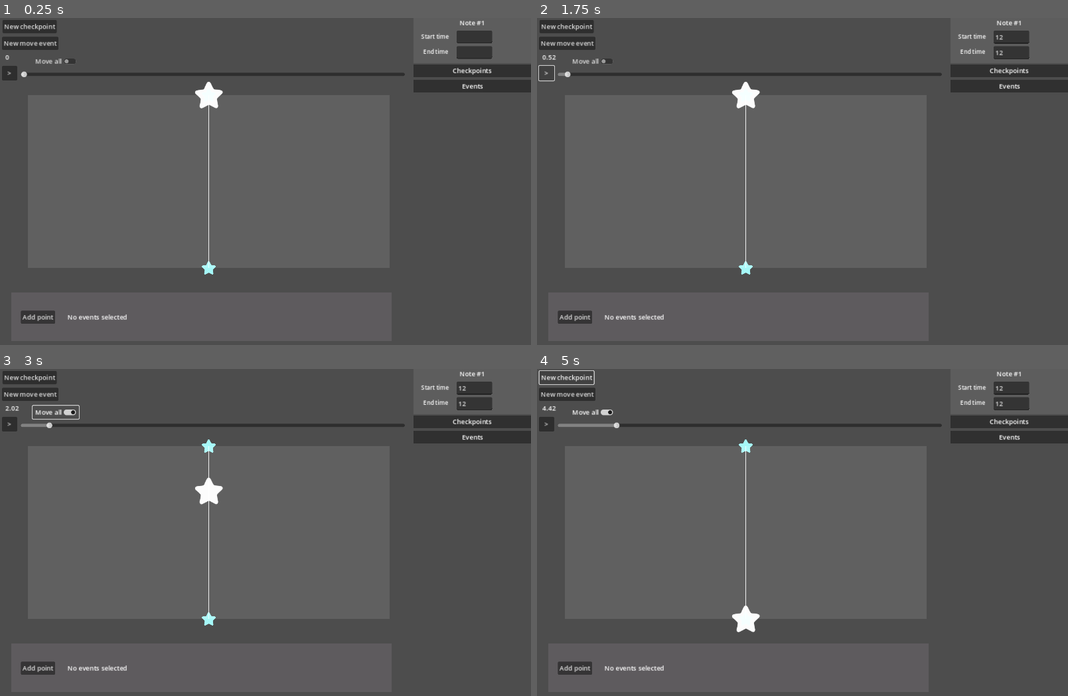
Above: before the commit, frames 1-4 (two rows, left to right).
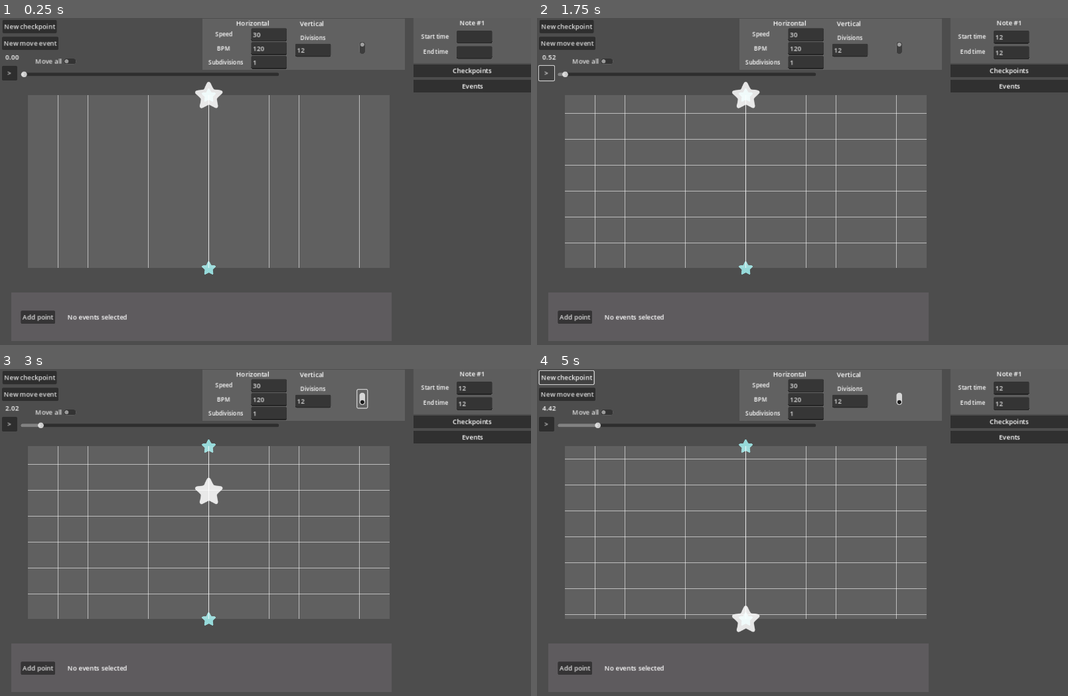
Above: after the commit, the same moments.

Repository: Punjidixie/Project-Prelude-Editor
Game: Godot game, scene res://main/main.tscn
The game is run twice, just before and just after one commit, with the same random seed, the same clock (stepped at 60 frames per second) and the same inputs.
Inputs (mouse positions are in pixels of both pictures, inside the frame that each line leads up to):
- Up to frame 1 (0.25 s): no input
- Up to frame 2 (1.75 s): click (1009, 37) at 0.52 s; type "12" at 0.6 s; click (1009, 53) at 0.75 s; type "12" at 0.83 s; click ">" at 1.25 s
- Up to frame 3 (3 s): click "Move all" at 2 s; click (361, 398) at 2.77 s
- Up to frame 4 (5 s): click "New checkpoint" at 3.5 s; click "New checkpoint" at 4.25 s

The runs differ from the first frame. In frame 1, 1.2% of the frame differs, in the area x 1-77%, y 0-79%; in frame 2, 2.0%; in frame 3, 2.3%, in the area x 5-77%, y 0-79%; in frame 4, 2.3%.

Commit message:
implemented basic grid and snapping

Diff:
--- a/main/main.tscn
+++ b/main/main.tscn
@@ -1,7 +1,8 @@
-[gd_scene load_steps=15 format=3 uid="uid://b1s8vfy07xhsm"]
+[gd_scene load_steps=17 format=3 uid="uid://b1s8vfy07xhsm"]
 
 [ext_resource type="Script" path="res://main/main_controller.gd" id="1_pmpl2"]
 [ext_resource type="Script" path="res://ui/time_slider.gd" id="2_0fta8"]
+[ext_resource type="Script" path="res://ui/grid/grid_drawer.gd" id="2_fs1ln"]
 [ext_resource type="LabelSettings" uid="uid://bxw6tca3riwts" path="res://text_resources/infobox_text.tres" id="9_hav3n"]
 [ext_resource type="Script" path="res://ui/top_info_box.gd" id="10_0fada"]
 [ext_resource type="Script" path="res://ui/pause_button.gd" id="10_64sur"]
@@ -10,6 +11,7 @@
 [ext_resource type="Script" path="res://ui/curve_editor/curve_editor_front_label.gd" id="14_8fyyp"]
 [ext_resource type="Script" path="res://ui/ui_controller.gd" id="14_bthse"]
 [ext_resource type="Script" path="res://ui/move_all_marker.gd" id="15_3rhpp"]
+[ext_resource type="Script" path="res://ui/grid/grid_controller.gd" id="15_vy3by"]
 [ext_resource type="Script" path="res://ui/add_checkpoint_button.gd" id="16_ccpcj"]
 [ext_resource type="Script" path="res://main/add_move_event_checkpoint.gd" id="17_8s8e5"]
 [ext_resource type="Script" path="res://ui/curve_editor/curve_editor.gd" id="18_ie2ek"]
@@ -20,8 +22,21 @@
 }
 point_count = 4
 
-[node name="Main" type="Node2D"]
+[node name="Main" type="Node2D" node_paths=PackedStringArray("notes", "play_area")]
 script = ExtResource("1_pmpl2")
+notes = NodePath("Notes")
+play_area = NodePath("CanvasLayer/Control/MainEditor/PlayArea")
+
+[node name="GridDrawer" type="Node" parent="." node_paths=PackedStringArray("horizontal_lines", "vertical_lines")]
+script = ExtResource("2_fs1ln")
+horizontal_line_color = Color(1, 1, 1, 0.584314)
+horizontal_line_width = 1.0
+horizontal_lines = NodePath("HorizontalLines")
+vertical_lines = NodePath("VerticalLines")
+
+[node name="HorizontalLines" type="Node" parent="GridDrawer"]
+
+[node name="VerticalLines" type="Node" parent="GridDrawer"]
 
 [node name="Notes" type="Node" parent="."]
 
@@ -168,27 +183,7 @@
 [node name="VBoxContainer" type="VBoxContainer" parent="CanvasLayer/Control/NoteInfoUI/NoteInfo/Events"]
 layout_mode = 2
 
-[node name="TimeText" type="RichTextLabel" parent="CanvasLayer/Control"]
-layout_mode = 1
-offset_left = 13.0
-offset_top = 84.0
-offset_right = 157.0
-offset_bottom = 124.0
-text = "0"
-script = ExtResource("10_u0ths")
-
-[node name="TimeSlider" type="HSlider" parent="CanvasLayer/Control"]
-layout_mode = 1
-anchors_preset = 10
-anchor_right = 1.0
-offset_left = 51.0
-offset_top = 130.0
-offset_right = -309.0
-offset_bottom = 146.0
-grow_horizontal = 2
-script = ExtResource("2_0fta8")
-
-[node name="Control" type="Control" parent="CanvasLayer/Control"]
+[node name="MainEditor" type="Control" parent="CanvasLayer/Control"]
 layout_mode = 1
 anchors_preset = 15
 anchor_right = 1.0
@@ -198,7 +193,7 @@
 grow_vertical = 2
 mouse_filter = 2
 
-[node name="PlayArea" type="ColorRect" parent="CanvasLayer/Control/Control"]
+[node name="PlayArea" type="ColorRect" parent="CanvasLayer/Control/MainEditor"]
 layout_mode = 1
 anchors_preset = -1
 anchor_left = 0.0181564
@@ -215,7 +210,7 @@
 color = Color(1, 1, 1, 0.109804)
 metadata/_edit_use_anchors_ = true
 
-[node name="PauseButton" type="Button" parent="CanvasLayer/Control"]
+[node name="PauseButton" type="Button" parent="CanvasLayer/Control/MainEditor"]
 layout_mode = 1
 offset_left = 5.0
 offset_top = 117.0
@@ -224,7 +219,7 @@
 text = ">"
 script = ExtResource("10_64sur")
 
-[node name="CheckButton" type="CheckButton" parent="CanvasLayer/Control"]
+[node name="CheckButton" type="CheckButton" parent="CanvasLayer/Control/MainEditor"]
 layout_mode = 1
 offset_left = 80.0
 offset_top = 90.0
@@ -233,7 +228,7 @@
 text = "Move all"
 script = ExtResource("15_3rhpp")
 
-[node name="NewCheckpoint" type="Button" parent="CanvasLayer/Control"]
+[node name="NewCheckpoint" type="Button" parent="CanvasLayer/Control/MainEditor"]
 layout_mode = 1
 offset_left = 6.0
 offset_top = 5.0
@@ -242,7 +237,7 @@
 text = "New checkpoint"
 script = ExtResource("16_ccpcj")
 
-[node name="NewMoveEvent" type="Button" parent="CanvasLayer/Control"]
+[node name="NewMoveEvent" type="Button" parent="CanvasLayer/Control/MainEditor"]
 layout_mode = 1
 offset_left = 5.0
 offset_top = 46.0
@@ -250,6 +245,26 @@
 offset_bottom = 77.0
 text = "New move event"
 script = ExtResource("17_8s8e5")
+
+[node name="TimeText" type="RichTextLabel" parent="CanvasLayer/Control/MainEditor"]
+layout_mode = 1
+offset_left = 13.0
+offset_top = 84.0
+offset_right = 157.0
+offset_bottom = 124.0
+text = "0"
+script = ExtResource("10_u0ths")
+
+[node name="TimeSlider" type="HSlider" parent="CanvasLayer/Control/MainEditor"]
+layout_mode = 1
+anchors_preset = 10
+anchor_right = 1.0
+offset_left = 51.0
+offset_top = 130.0
+offset_right = -309.0
+offset_bottom = 146.0
+grow_horizontal = 2
+script = ExtResource("2_0fta8")
 
 [node name="CurveEditor" type="ColorRect" parent="CanvasLayer/Control" node_paths=PackedStringArray("path_point_container", "new_path_point_button", "front_label")]
 layout_mode = 1
@@ -303,8 +318,158 @@
 grow_vertical = 2
 text = "Add point"
 
-[connection signal="drag_ended" from="CanvasLayer/Control/TimeSlider" to="CanvasLayer/Control/TimeSlider" method="_on_drag_ended"]
-[connection signal="drag_started" from="CanvasLayer/Control/TimeSlider" to="CanvasLayer/Control/TimeSlider" method="_on_drag_started"]
-[connection signal="value_changed" from="CanvasLayer/Control/TimeSlider" to="CanvasLayer/Control/TimeSlider" method="_on_value_changed"]
-[connection signal="pressed" from="CanvasLayer/Control/PauseButton" to="CanvasLayer/Control/PauseButton" method="_on_pressed"]
-[connection signal="toggled" from="CanvasLayer/Control/CheckButton" to="CanvasLayer/Control/CheckButton" method="_on_toggled"]
+[node name="GridController" type="ColorRect" parent="CanvasLayer/Control" node_paths=PackedStringArray("speed_input_box", "bpm_input_box", "subdivisions_input_box", "horizontal_divisions_input_box", "vertical_divisions_input_box")]
+custom_minimum_size = Vector2(0, 110)
+layout_mode = 0
+offset_left = 495.0
+offset_top = 2.0
+offset_right = 991.0
+offset_bottom = 127.0
+color = Color(0.419608, 0.419608, 0.419608, 0.67451)
+script = ExtResource("15_vy3by")
+speed_input_box = NodePath("HorizontalDynamic/SpeedInputBox")
+bpm_input_box = NodePath("HorizontalDynamic/BpmInputBox")
+subdivisions_input_box = NodePath("HorizontalDynamic/SubdivisionsInputBox")
+horizontal_divisions_input_box = NodePath("HorizontalStatic/DivisionsInputBox")
+vertical_divisions_input_box = NodePath("Vertical/DivisionsInputBox")
+
+[node name="HorizontalDynamic" type="Control" parent="CanvasLayer/Control/GridController"]
+anchors_preset = 0
+offset_right = 225.0
+offset_bottom = 124.0
+
+[node name="Title" type="Label" parent="CanvasLayer/Control/GridController/HorizontalDynamic"]
+visible = false
+layout_mode = 1
+anchors_preset = 10
+anchor_right = 1.0
+offset_left = 119.0
+offset_top = 85.0
+offset_right = 112.0
+offset_bottom = 108.0
+grow_horizontal = 2
+text = "Grid"
+horizontal_alignment = 1
+vertical_alignment = 1
+
+[node name="SubdivisionLabel" type="Label" parent="CanvasLayer/Control/GridController/HorizontalDynamic"]
+offset_left = 15.0
+offset_top = 95.0
+offset_right = 100.0
+offset_bottom = 118.0
+text = "Subdivisions"
+label_settings = ExtResource("9_hav3n")
+vertical_alignment = 1
+
+[node name="SpeedLabel" type="Label" parent="CanvasLayer/Control/GridController/HorizontalDynamic"]
+offset_left = 19.0
+offset_top = 26.0
+offset_right = 87.0
+offset_bottom = 49.0
+text = "Speed"
+label_settings = ExtResource("9_hav3n")
+horizontal_alignment = 1
+vertical_alignment = 1
+
+[node name="BpmLabel" type="Label" parent="CanvasLayer/Control/GridController/HorizontalDynamic"]
+offset_left = 18.0
+offset_top = 61.0
+offset_right = 86.0
+offset_bottom = 84.0
+text = "BPM"
+label_settings = ExtResource("9_hav3n")
+horizontal_alignment = 1
+vertical_alignment = 1
+
+[node name="SpeedInputBox" type="LineEdit" parent="CanvasLayer/Control/GridController/HorizontalDynamic"]
+offset_left = 120.0
+offset_top = 23.0
+offset_right = 207.0
+offset_bottom = 54.0
+
+[node name="BpmInputBox" type="LineEdit" parent="CanvasLayer/Control/GridController/HorizontalDynamic"]
+offset_left = 120.0
+offset_top = 57.0
+offset_right = 207.0
+offset_bottom = 88.0
+
+[node name="SubdivisionsInputBox" type="LineEdit" parent="CanvasLayer/Control/GridController/HorizontalDynamic"]
+offset_left = 120.0
+offset_top = 91.0
+offset_right = 207.0
+offset_bottom = 122.0
+
+[node name="HorizontalStatic" type="Control" parent="CanvasLayer/Control/GridController"]
+visible = false
+anchors_preset = 0
+offset_right = 225.0
+offset_bottom = 109.0
+
+[node name="DivisionsInputBox" type="LineEdit" parent="CanvasLayer/Control/GridController/HorizontalStatic"]
+offset_left = 79.0
+offset_top = 61.0
+offset_right = 166.0
+offset_bottom = 92.0
+
+[node name="DivisionsLabel" type="Label" parent="CanvasLayer/Control/GridController/HorizontalStatic"]
+offset_left = 80.0
+offset_top = 36.0
+offset_right = 165.0
+offset_bottom = 59.0
+text = "Divisions"
+label_settings = ExtResource("9_hav3n")
+horizontal_alignment = 1
+vertical_alignment = 1
+
+[node name="Vertical" type="Control" parent="CanvasLayer/Control/GridController"]
+anchors_preset = 0
+offset_left = 191.0
+offset_top = 1.0
+offset_right = 417.0
+offset_bottom = 110.0
+
+[node name="DivisionsInputBox" type="LineEdit" parent="CanvasLayer/Control/GridController/Vertical"]
+offset_left = 37.0
+offset_top = 60.0
+offset_right = 124.0
+offset_bottom = 91.0
+
+[node name="DivisionsLabel" type="Label" parent="CanvasLayer/Control/GridController/Vertical"]
+offset_left = 37.0
+offset_top = 34.0
+offset_right = 122.0
+offset_bottom = 57.0
+text = "Divisions"
+label_settings = ExtResource("9_hav3n")
+horizontal_alignment = 1
+vertical_alignment = 1
+
+[node name="CheckButton" type="CheckButton" parent="CanvasLayer/Control/GridController"]
+layout_mode = 0
+offset_left = 404.0
+offset_top = 49.0
+offset_right = 448.0
+offset_bottom = 73.0
+rotation = 1.5708
+
+[node name="HorizontalLabel" type="Label" parent="CanvasLayer/Control/GridController"]
+layout_mode = 0
+offset_left = 83.0
+offset_top = -1.0
+offset_right = 164.0
+offset_bottom = 22.0
+text = "Horizontal"
+
+[node name="VerticalLabel" type="Label" parent="CanvasLayer/Control/GridController"]
+offset_left = 228.0
+offset_right = 309.0
+offset_bottom = 23.0
+text = "Vertical"
+horizontal_alignment = 1
+vertical_alignment = 1
+
+[connection signal="pressed" from="CanvasLayer/Control/MainEditor/PauseButton" to="CanvasLayer/Control/MainEditor/PauseButton" method="_on_pressed"]
+[connection signal="toggled" from="CanvasLayer/Control/MainEditor/CheckButton" to="CanvasLayer/Control/MainEditor/CheckButton" method="_on_toggled"]
+[connection signal="drag_ended" from="CanvasLayer/Control/MainEditor/TimeSlider" to="CanvasLayer/Control/MainEditor/TimeSlider" method="_on_drag_ended"]
+[connection signal="drag_started" from="CanvasLayer/Control/MainEditor/TimeSlider" to="CanvasLayer/Control/MainEditor/TimeSlider" method="_on_drag_started"]
+[connection signal="value_changed" from="CanvasLayer/Control/MainEditor/TimeSlider" to="CanvasLayer/Control/MainEditor/TimeSlider" method="_on_value_changed"]
--- a/main/main_controller.gd
+++ b/main/main_controller.gd
@@ -1,7 +1,7 @@
 extends Node
 
-@onready var notes = $Notes
-@onready var play_area = $CanvasLayer/Control/Control/PlayArea
+@export var notes: Node
+@export var play_area: Control
 
 # Called when the node enters the scene tree for the first time.
 func _ready():
@@ -11,6 +11,8 @@
 	SignalManager.on_pause_button_pressed.connect(on_pause_button_pressed)
 
 	spawn_notes()
+	SignalManager.on_time_auto_updated.emit()
+	get_tree().get_root().size_changed.emit()
 
 # Called every frame. 'delta' is the elapsed time since the previous frame.
 func _process(delta):
@@ -30,6 +32,6 @@
 	GlobalManager.is_paused = !GlobalManager.is_paused
 
 func spawn_notes():
-	for i in range(2):
+	for i in range(1):
 		var note : Note = ScenePreloader.note.instantiate()
 		notes.add_child(note)
--- a/notes/drag_detector.gd
+++ b/notes/drag_detector.gd
@@ -4,7 +4,7 @@
 
 var following_mouse = false
 var mouse_in = false # to be able to start following mouse
-var drag_position : Vector2
+var drag_position : Vector2 # the local mouse position where it started to get dragged
 @export var action_name: String = "left_click"
 
 signal on_clicked()
@@ -23,7 +23,14 @@
 			on_clicked.emit()
 
 	if following_mouse:
-		var amount_moved = get_local_mouse_position() - drag_position
+		var parent_global_position = self.global_position + Vector2(1, 1) * (size / 2)
+		var drag_position_parent = drag_position - Vector2(1, 1) * (size / 2) # relative to the parent
+
+		# New global position OF THE PARENT
+		var new_global_position = get_global_mouse_position() - drag_position_parent
+		var snapped_new_global_position = GridUtils.get_closest_intersection(new_global_position)
+
+		var amount_moved = snapped_new_global_position - parent_global_position
 		on_dragged.emit(amount_moved)
 		if Input.is_action_just_released(action_name):
 			following_mouse = false
--- a/notes/note.gd
+++ b/notes/note.gd
@@ -67,7 +67,7 @@
 		SignalManager.on_note_selected.emit(self) # Tell the UI manager to spawn UIs
 		GlobalManager.selected_note = self
 
-# Called from a checkpoint when it moves
+# Called from a checkpoint when it moves. Amount = delta play position
 func move_all(amount: Vector2):
 	var checkpoints = get_note_checkpoints()
 	var events = get_note_events()
@@ -124,7 +124,6 @@
 func get_event_at_time(time: float):
 	var local_time = time - start_time
 	var note_events = get_note_events()
-	var selected_event : NoteEvent
 	for i in range(note_events.size() -1, -1, -1):
 		if local_time > note_events[i].start_time:
 			return note_events[i]
--- a/notes/note_checkpoint.tscn
+++ b/notes/note_checkpoint.tscn
@@ -18,29 +18,13 @@
 [node name="DragDetector" type="Control" parent="."]
 custom_minimum_size = Vector2(50, 50)
 layout_mode = 3
-anchors_preset = 8
-anchor_left = 0.5
-anchor_top = 0.5
-anchor_right = 0.5
-anchor_bottom = 0.5
+anchors_preset = 0
 offset_left = -25.0
 offset_top = -25.0
-offset_right = 25.0
-offset_bottom = 25.0
-grow_horizontal = 2
-grow_vertical = 2
+offset_right = 15.0
+offset_bottom = 15.0
+pivot_offset = Vector2(25, 25)
 script = ExtResource("3_cnygx")
-
-[node name="ColorRect" type="ColorRect" parent="DragDetector"]
-visible = false
-layout_mode = 1
-anchors_preset = 15
-anchor_right = 1.0
-anchor_bottom = 1.0
-grow_horizontal = 2
-grow_vertical = 2
-mouse_filter = 2
-color = Color(1, 1, 1, 0.0901961)
 
 [node name="Label" type="Label" parent="."]
 offset_right = 40.0
--- a/notes/note_events/move_event.gd
+++ b/notes/note_events/move_event.gd
@@ -60,7 +60,6 @@
 	redraw_curve()
 
 ### CHANGE (SET) CHECKPOINTS ### Called from the UI
-# TODO merge set and remove
 func change_start_checkpoint(checkpoint: NoteCheckpoint):
 	disconnect_start_checkpoint()
 	start_checkpoint = checkpoint
--- a/project.godot
+++ b/project.godot
@@ -23,6 +23,7 @@
 SortingFunctions="*res://singletons/sorting_functions.gd"
 GodotUtils="*res://singletons/godot_utils.gd"
 ScenePreloader="*res://singletons/scene_preloader.gd"
+GridUtils="*res://singletons/grid_utils.gd"
 
 [display]
 
--- a/singletons/global_manager.gd
+++ b/singletons/global_manager.gd
@@ -9,3 +9,12 @@
 var selected_note : Note
 
 var move_all : bool = false
+
+var bpm: float = 120 # Beats per minute
+var scroll_speed: float = 30 # Play units per second
+var subdivisions: int = 1
+var horizontal_divisions: int = 1
+var vertical_divisions: int = 12
+var is_static_grid: bool = false
+
+var time_offset: float = 0 # The time the first beat / chart starts
--- a/singletons/godot_utils.gd
+++ b/singletons/godot_utils.gd
@@ -3,7 +3,7 @@
 func delete_all_children(node: Node):
 	for child in node.get_children():
 		node.remove_child(child)
-		child.queue_free
+		child.queue_free()
 
 func sort_children(node: Node, sorting_func: Callable):
 	var children = node.get_children()
--- /dev/null
+++ b/singletons/grid_utils.gd
@@ -0,0 +1,51 @@
+extends Node
+
+# Play position!
+func get_next_beat_y_position():
+	var next_beat: int = ceil(get_beat_from_time(GlobalManager.current_time))
+	var next_beat_time = get_time_from_beat(next_beat)
+	var delta_time = next_beat_time - GlobalManager.current_time
+	var delta_position = delta_time * GlobalManager.scroll_speed
+
+	return delta_position
+
+# Play position!
+func get_units_per_beat():
+	# (units/sec) * (seconds/beat) = units/sec
+	return GlobalManager.scroll_speed / (GlobalManager.bpm / 60)
+
+func get_time_from_beat(beat: float):
+	# beat * (seconds per beat)
+	return beat / (GlobalManager.bpm / 60) + GlobalManager.time_offset
+
+func get_beat_from_time(time: float):
+	# time * (beats per sec)
+	return (time - GlobalManager.time_offset) * (GlobalManager.bpm / 60)
+
+func get_closest_intersection(world_position: Vector2):
+	# On each axis, how far away is the position from the reference position?
+	# And how many multiples of the gap per line is that?
+
+	var play_position = PlayAreaUtils.get_play_position(world_position)
+
+	# Initialize variables
+	var reference_position = Vector2(0, 0) # Origin
+	var gap_per_line = Vector2(0, 0) # x = gap of vertical lines, y = gap of horizontal lines
+
+	# Set variables
+	gap_per_line.x = float(PlayAreaUtils.scale_factor) / float(GlobalManager.vertical_divisions)
+
+	if GlobalManager.is_static_grid:
+		gap_per_line.y = float(PlayAreaUtils.scale_factor) / float(GlobalManager.horizontal_divisions)
+	else:
+		reference_position.y = get_next_beat_y_position()
+		gap_per_line.y = get_units_per_beat() * GlobalManager.subdivisions
+
+	# Calculate
+	var delta_position = play_position - reference_position
+	# How many multiples of gap per line?
+	var closest_multiple = Vector2(round(delta_position.x / gap_per_line.x), round(delta_position.y / gap_per_line.y))
+
+	var closest = reference_position + closest_multiple * gap_per_line
+
+	return PlayAreaUtils.get_world_position(closest)
--- a/singletons/signal_manager.gd
+++ b/singletons/signal_manager.gd
@@ -18,3 +18,5 @@
 
 signal on_move_event_selected(move_event: MoveEvent)
 signal on_path_point_info_box_added(info_box: PathPointInfoBox)
+
+signal on_grid_drawer_needs_update()
--- /dev/null
+++ b/ui/grid/grid_controller.gd
@@ -0,0 +1,43 @@
+extends Control
+
+@export var speed_input_box: LineEdit
+@export var bpm_input_box: LineEdit
+@export var subdivisions_input_box: LineEdit
+
+@export var horizontal_divisions_input_box: LineEdit
+@export var vertical_divisions_input_box: LineEdit
+
+func _ready():
+	speed_input_box.text_submitted.connect(on_float_input_box_updated)
+	bpm_input_box.text_submitted.connect(on_float_input_box_updated)
+
+	subdivisions_input_box.text_submitted.connect(on_int_input_box_updated)
+	horizontal_divisions_input_box.text_submitted.connect(on_int_input_box_updated)
+	vertical_divisions_input_box.text_submitted.connect(on_int_input_box_updated)
+	update()
+
+func update():
+	speed_input_box.text = str(GlobalManager.scroll_speed)
+	bpm_input_box.text = str(GlobalManager.bpm)
+	subdivisions_input_box.text = str(GlobalManager.subdivisions)
+	horizontal_divisions_input_box.text = str(GlobalManager.horizontal_divisions)
+	vertical_divisions_input_box.text = str(GlobalManager.vertical_divisions)
+
+func on_float_input_box_updated(new_string : String) -> void:
+	if new_string.is_valid_float():
+		# Usually, info boxes don't set stuffs directly like this, but this is a special case!
+		GlobalManager.scroll_speed = float(speed_input_box.text)
+		GlobalManager.bpm = float(bpm_input_box.text)
+		SignalManager.on_grid_drawer_needs_update.emit()
+	else:
+		update()
+
+func on_int_input_box_updated(new_string : String) -> void:
+	if new_string.is_valid_int():
+		# Usually, info boxes don't set stuffs directly like this, but this is a special case!
+		GlobalManager.subdivisions = int(subdivisions_input_box.text)
+		GlobalManager.horizontal_divisions = int(horizontal_divisions_input_box.text)
+		GlobalManager.vertical_divisions = int(vertical_divisions_input_box.text)
+		SignalManager.on_grid_drawer_needs_update.emit()
+	else:
+		update()
--- /dev/null
+++ b/ui/grid/grid_drawer.gd
@@ -0,0 +1,89 @@
+extends Node
+
+@export var horizontal_line_color: Color
+@export var horizontal_line_width: float
+
+@export var horizontal_lines: Node
+@export var vertical_lines: Node
+
+# Called when the node enters the scene tree for the first time.
+func _ready():
+	SignalManager.on_time_auto_updated.connect(update_horizontal)
+	SignalManager.on_time_manual_updated.connect(update_horizontal)
+	SignalManager.on_grid_drawer_needs_update.connect(update)
+	get_tree().get_root().size_changed.connect(update)
+
+func update():
+	update_horizontal()
+	update_vertical()
+
+func update_horizontal():
+	if GlobalManager.is_static_grid:
+		update_horizontal_static()
+	else:
+		update_horizontal_dynamic()
+
+func update_horizontal_dynamic():
+	GodotUtils.delete_all_children(vertical_lines)
+	var next_beat_y_position = GridUtils.get_next_beat_y_position()
+	var gap = GridUtils.get_units_per_beat()
+	var i = 0 # For the ith line
+	while true:
+		var line_y = next_beat_y_position + gap * i
+		if line_y > 100: break
+
+		# Create a new line
+		var l = Line2D.new()
+		vertical_lines.add_child(l)
+		l.width = horizontal_line_width
+		l.default_color = horizontal_line_color
+		l.add_point(PlayAreaUtils.get_world_position(Vector2(0, line_y)))
+		l.add_point(PlayAreaUtils.get_world_position(Vector2(100, line_y)))
+
+		i += 1
+
+func update_horizontal_static():
+	GodotUtils.delete_all_children(horizontal_lines)
+	var i = 0
+	while true:
+
+		var line_y: float = 100 * (float(i) / float(GlobalManager.horizontal_divisions))
+		if line_y > 100: break
+
+		# Create a new line
+		var l = Line2D.new()
+		horizontal_lines.add_child(l)
+		l.width = horizontal_line_width
+		l.default_color = horizontal_line_color
+
+		l.add_point(PlayAreaUtils.get_world_position(Vector2(0, line_y)))
+		l.add_point(PlayAreaUtils.get_world_position(Vector2(100, line_y)))
+
+		i += 1
+
+func update_vertical():
+	GodotUtils.delete_all_children(horizontal_lines)
+	var i = 0
+	while true:
+
+		var line_x: float = 100 * (float(i) / float(GlobalManager.vertical_divisions))
+		if line_x > 100: break
+
+		# Create a new line
+		var l = Line2D.new()
+		horizontal_lines.add_child(l)
+		l.width = horizontal_line_width
+		l.default_color = horizontal_line_color
+
+		l.add_point(PlayAreaUtils.get_world_position(Vector2(line_x, 0)))
+		l.add_point(PlayAreaUtils.get_world_position(Vector2(line_x, 100)))
+
+		i += 1
+
+func get_time_from_beat(beat: float):
+	# beat * (seconds per beat)
+	return beat / (GlobalManager.bpm / 60) + GlobalManager.time_offset
+
+func get_beat_from_time(time: float):
+	# time * (beats per sec)
+	return (time - GlobalManager.time_offset) * (GlobalManager.bpm / 60)
--- a/ui/ui_controller.gd
+++ b/ui/ui_controller.gd
@@ -6,7 +6,7 @@
 @export var time_input_box : LineEdit
 
 
-func _process(delta):
+func _ready():
 	SignalManager.on_note_selected.connect(populate_note_ui)
 	SignalManager.on_checkpoint_info_boxes_need_reordering.connect(reorder_checkpoint_info_boxes)
 	SignalManager.on_event_info_boxes_need_reordering.connect(reorder_event_info_boxes)
